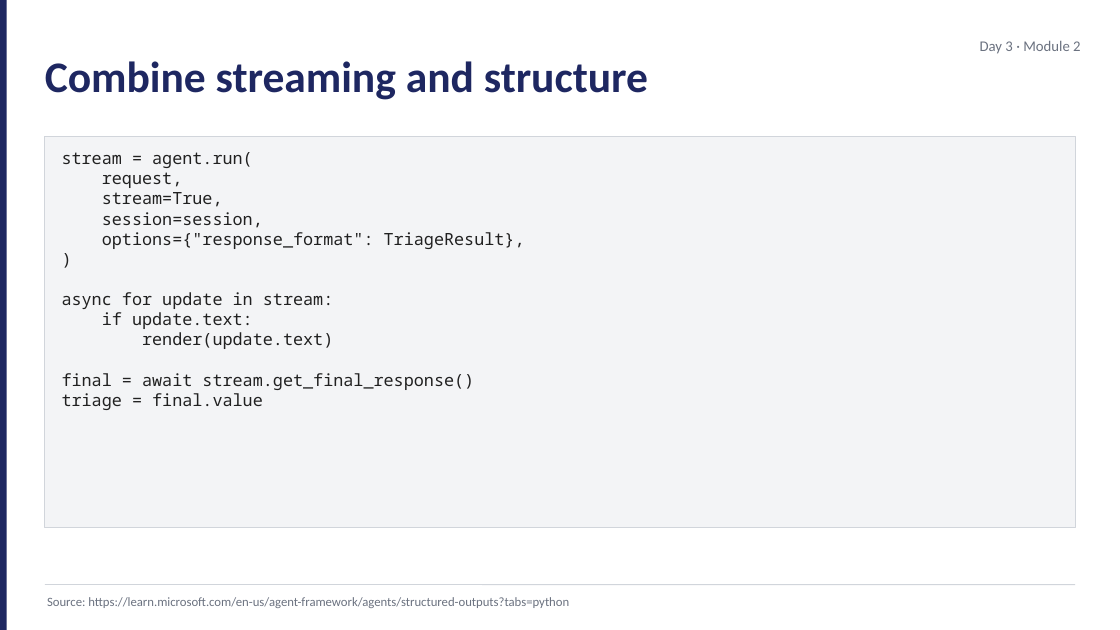
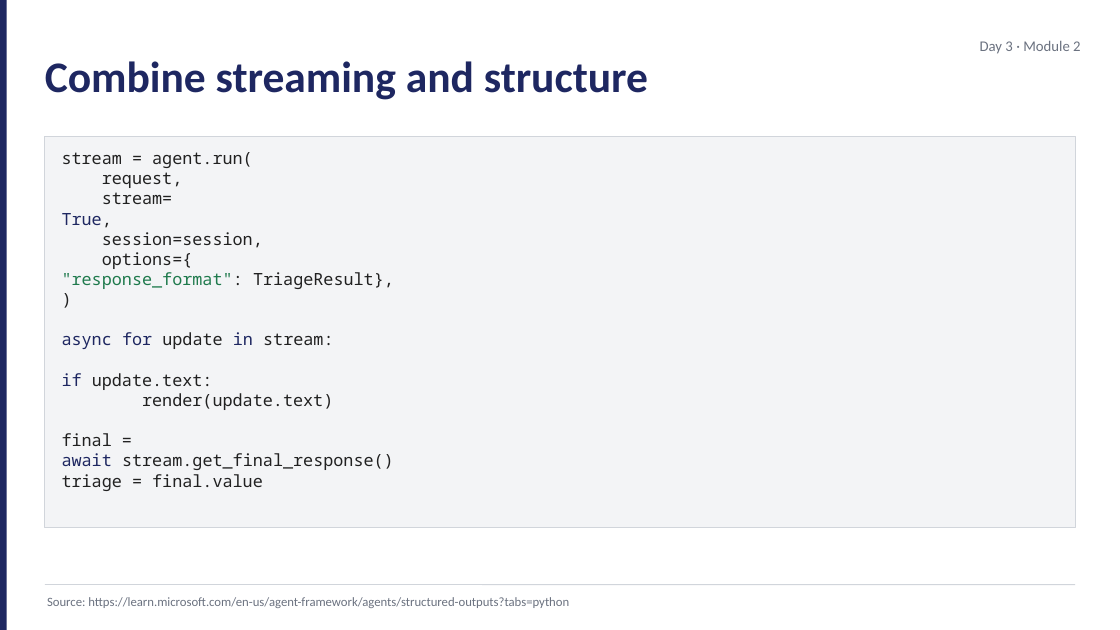
Before and after one commit to JimPiquant/Building-AI-Apps-and-Agents, a slide deck: slide 9 of decks/day3/module-2-streaming-structured.pptx. Drawn at 1120x630 pixels with LibreOffice and Linux fonts; fonts in the diff are those of the drawing. Boxes give left, top, right and bottom in pixels: in the first picture for what was removed or moved away, otherwise in the second. Text is boxed around its words. In the diff, an @@ line names an element or a change of style, - is before the commit and + after.

```diff
--- a/decks/day3/module-2-streaming-structured.pptx
+++ b/decks/day3/module-2-streaming-structured.pptx
@@ text at bbox=[62, 192, 172, 228]: text changed @@
-stream=True,
+stream=
+True,
@@ text at bbox=[62, 252, 394, 349]: text changed @@
-options={"response_format": TriageResult},
-)
-async for update in stream:
+options={
+"response_format": TriageResult},
+)
+async for update in stream:
@@ text at bbox=[62, 373, 213, 390]: text colour #212121 to #1E2761 in "if" @@
@@ text at bbox=[62, 433, 394, 470]: text changed @@
-final = await stream.get_final_response()
+final =
+await stream.get_final_response()
```
Also in this commit, not shown: 2 other slides changed, 10 other files.
